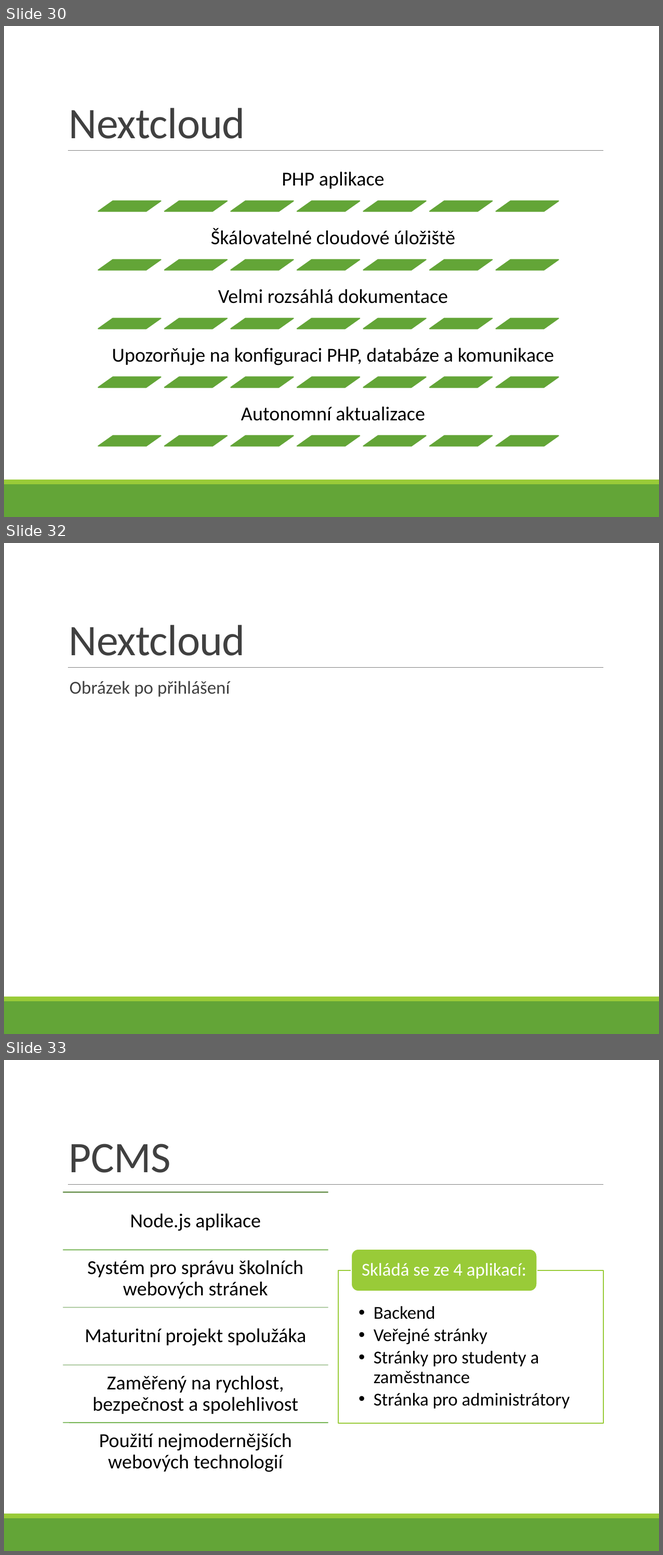
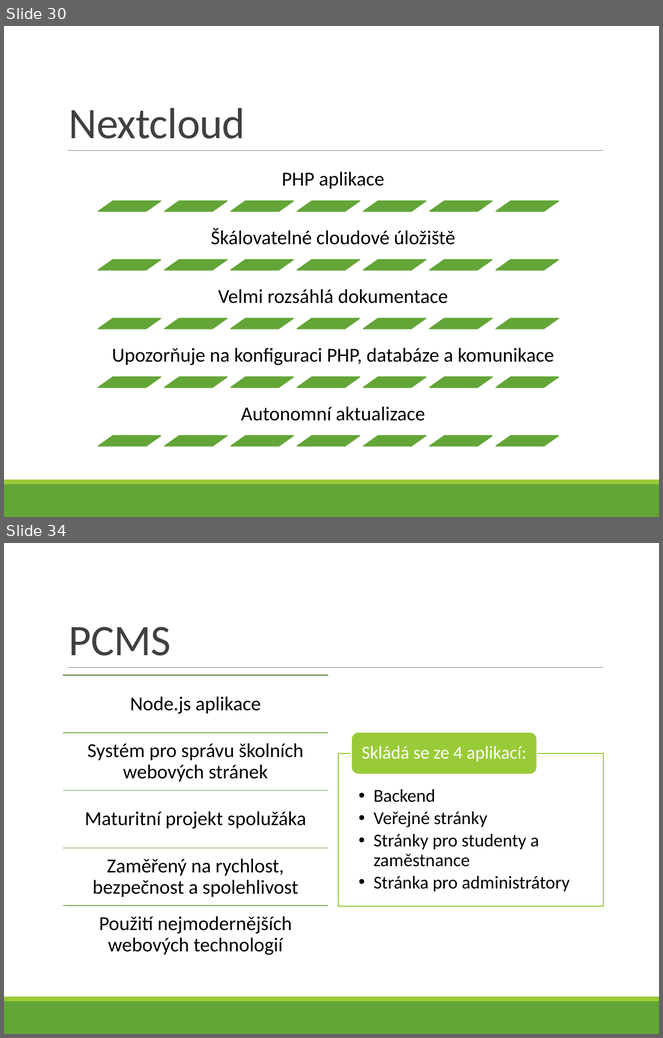
Before and after one commit to bastakka/graduation, a slide deck: Thesis/V4D Bašta Karel - 5 - VMware.pptx. Shown one above the other, each under a label of ours: slides 30, 32 and 33 before the commit, slides 30 and 34 after it; the slides between them are not shown. The pictures are 663x1555 and 663x1038 pixels, drawn with LibreOffice and Linux fonts; fonts in the diff are those of the drawing. Boxes give left, top, right and bottom in pixels: in the first picture for what was removed or moved away, otherwise in the second. Text is boxed around its words. In the diff, an @@ line names an element or a change of style, - is before the commit and + after.

```diff
--- a/Thesis/V4D Bašta Karel - 5 - VMware.pptx
+++ b/Thesis/V4D Bašta Karel - 5 - VMware.pptx
@@ slide 32 removed at (4,543,659,1034), background #FFFFFF; not listed: 3 template elements that a slide beside it also shows @@
@@ title removed at (69,625,245,656) @@
-Nextcloud
@@ text removed at (70,681,230,697) @@
-  Obrázek po přihlášení
@@ what was slide 33 is now slide 34 @@
```
Also in this commit, not shown: 6 slides added, 4 other slides removed.
